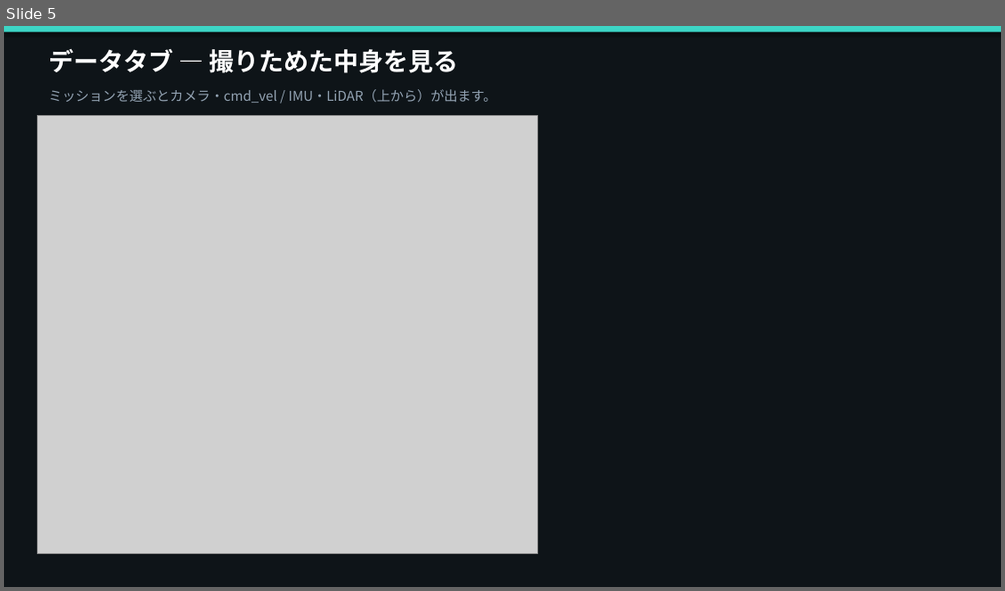
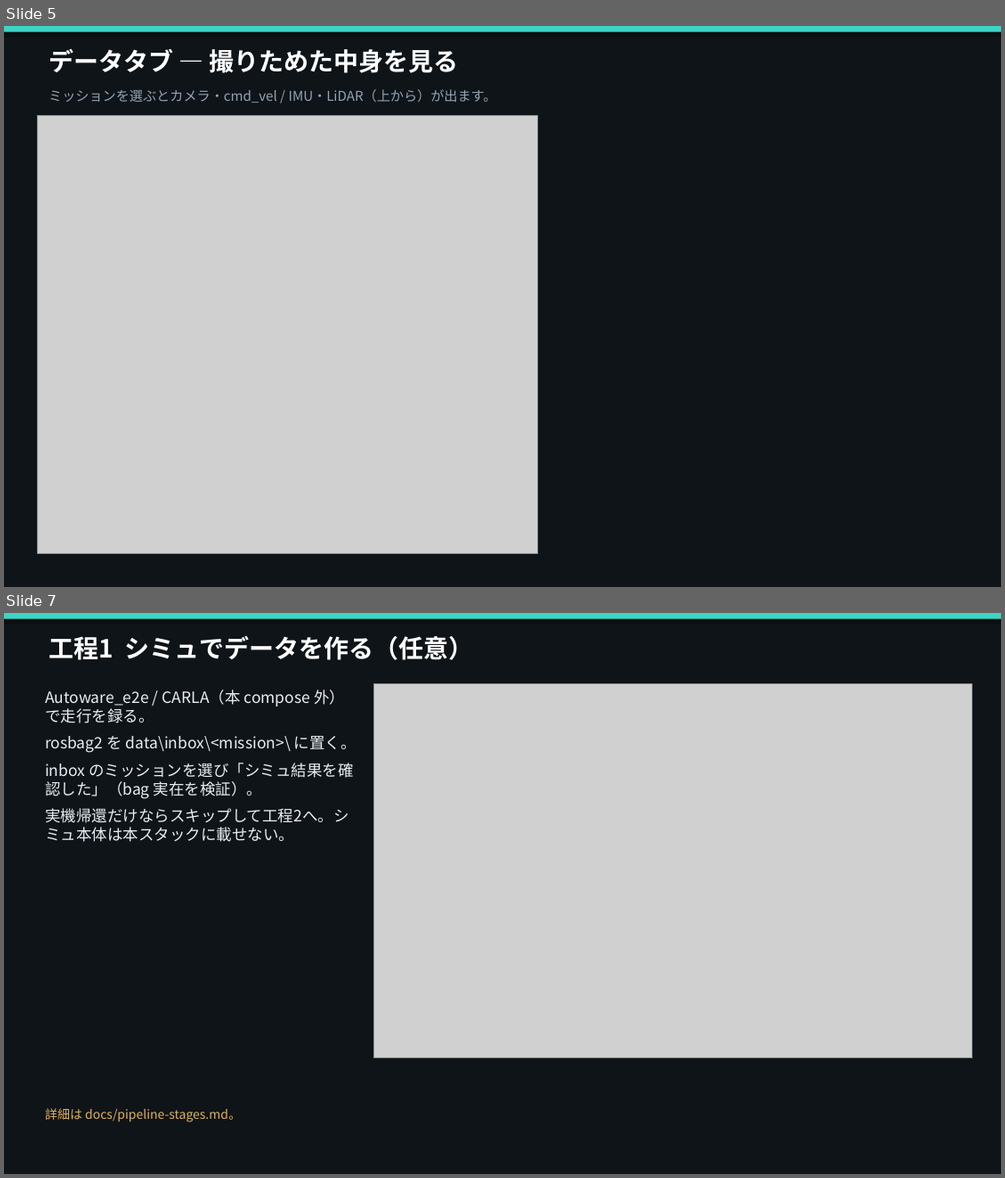
Before and after one commit to xeno1983/MLOPs_DEV, a slide deck: docs/procedure/UGV_MLOps_データ取込からデプロイ手順.pptx. Shown one above the other, each under a label of ours: slide 5 before the commit, slides 5 and 7 after it; the slides between them are not shown. The pictures are 1005x591 and 1005x1178 pixels, drawn with LibreOffice and Linux fonts; fonts in the diff are those of the drawing; grey boxes stand for pictures. Boxes give left, top, right and bottom in pixels: in the first picture for what was removed or moved away, otherwise in the second. Text is boxed around its words. In the diff, an @@ line names an element or a change of style, - is before the commit and + after.

```diff
--- a/docs/procedure/UGV_MLOps_データ取込からデプロイ手順.pptx
+++ b/docs/procedure/UGV_MLOps_データ取込からデプロイ手順.pptx
@@ slide 7 added at <box>4,613,1001,1174</box>, background #FFFFFF @@
@@ rectangle added at <box>4,613,1001,1174</box>, fill #0E1418 @@
@@ rectangle added at <box>4,613,1001,619</box>, fill #3DD6C6 @@
@@ text added at <box>48,636,473,660</box>, 24 pt, text #FFFFFF, bold @@
+工程1 シミュでデータを作る（任意）
@@ text added at <box>45,690,356,842</box>, 15 pt, text #E7EEF4 @@
+Autoware_e2e / CARLA（本 compose 外）で走行を録る。
+rosbag2 を data\inbox\<mission>\ に置く。
+inbox のミッションを選び「シミュ結果を確認した」（bag 実在を検証）。
+実機帰還だけならスキップして工程2へ。シミュ本体は本スタックに載せない。
@@ picture added at <box>374,684,972,1058</box> @@
@@ text added at <box>45,1108,241,1122</box>, 12 pt, text #E0B15B @@
+詳細は docs/pipeline-stages.md。
```
Also in this commit, not shown: 16 slides changed, 2 other slides added, 1 slide removed, 40 other files.
